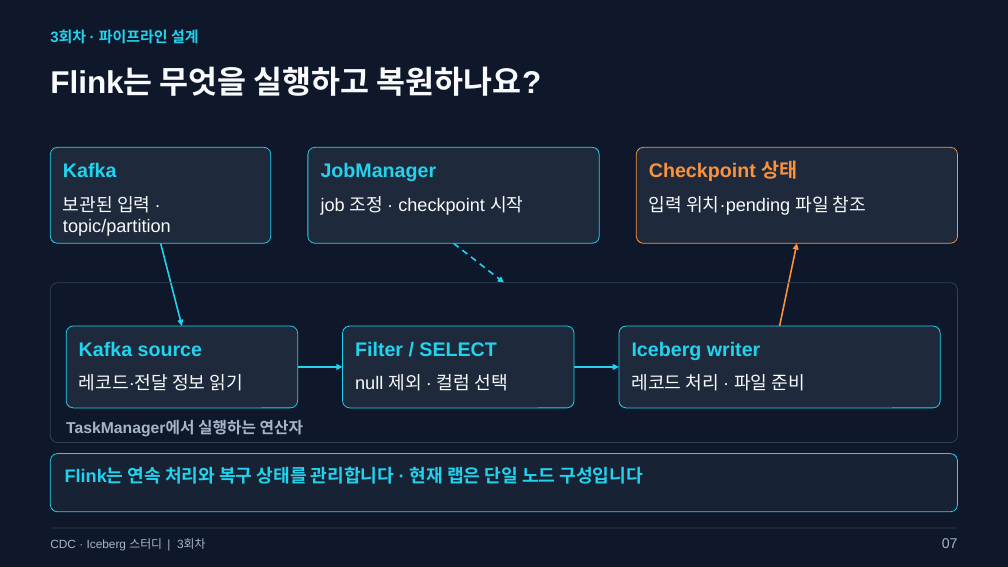
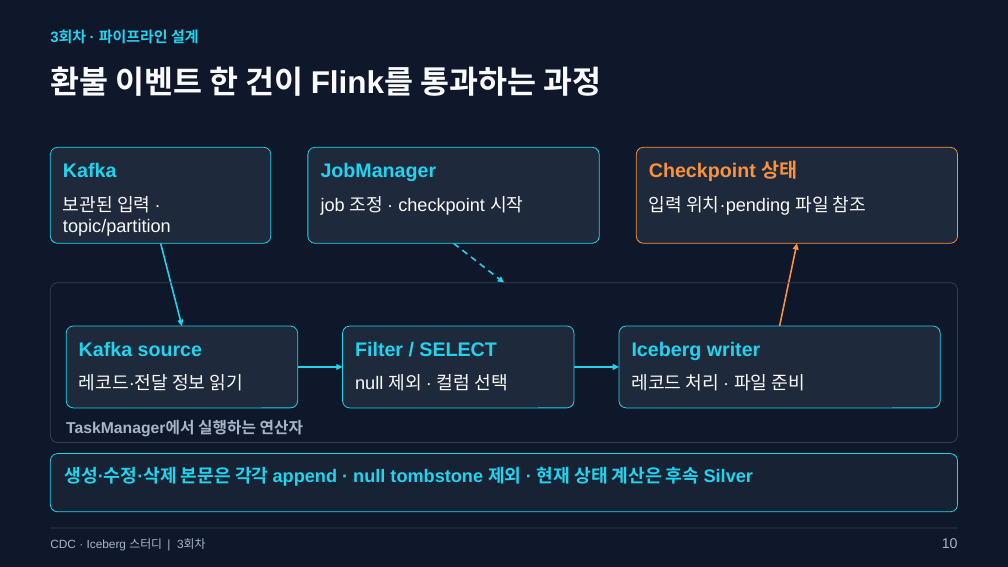
Before and after one commit to kim-dabin/cdc-lakehouse-study, a slide deck: slide 10 of labs/session03/slides/03-session03.pptx (slide 7 before the commit). Drawn at 1008x567 pixels with LibreOffice and Linux fonts; fonts in the diff are those of the drawing. Boxes give left, top, right and bottom in pixels: in the first picture for what was removed or moved away, otherwise in the second. Text is boxed around its words. In the diff, an @@ line names an element or a change of style, - is before the commit and + after.

```diff
--- a/labs/session03/slides/03-session03.pptx
+++ b/labs/session03/slides/03-session03.pptx
@@ text at (50,66,601,96): text changed @@
-Flink는 무엇을 실행하고 복원하나요?
+환불 이벤트 한 건이 Flink를 통과하는 과정
@@ text at (65,466,753,486): text changed @@
-Flink는 연속 처리와 복구 상태를 관리합니다 · 현재 랩은 단일 노드 구성입니다
+생성·수정·삭제 본문은 각각 append · null tombstone 제외 · 현재 상태 계산은 후속 Silver
@@ text at (942,538,958,548): text changed @@
-07
+10
```
Also in this commit, not shown: 2 other slides changed, 1 slide added, 1 slide removed, 7 other files.
